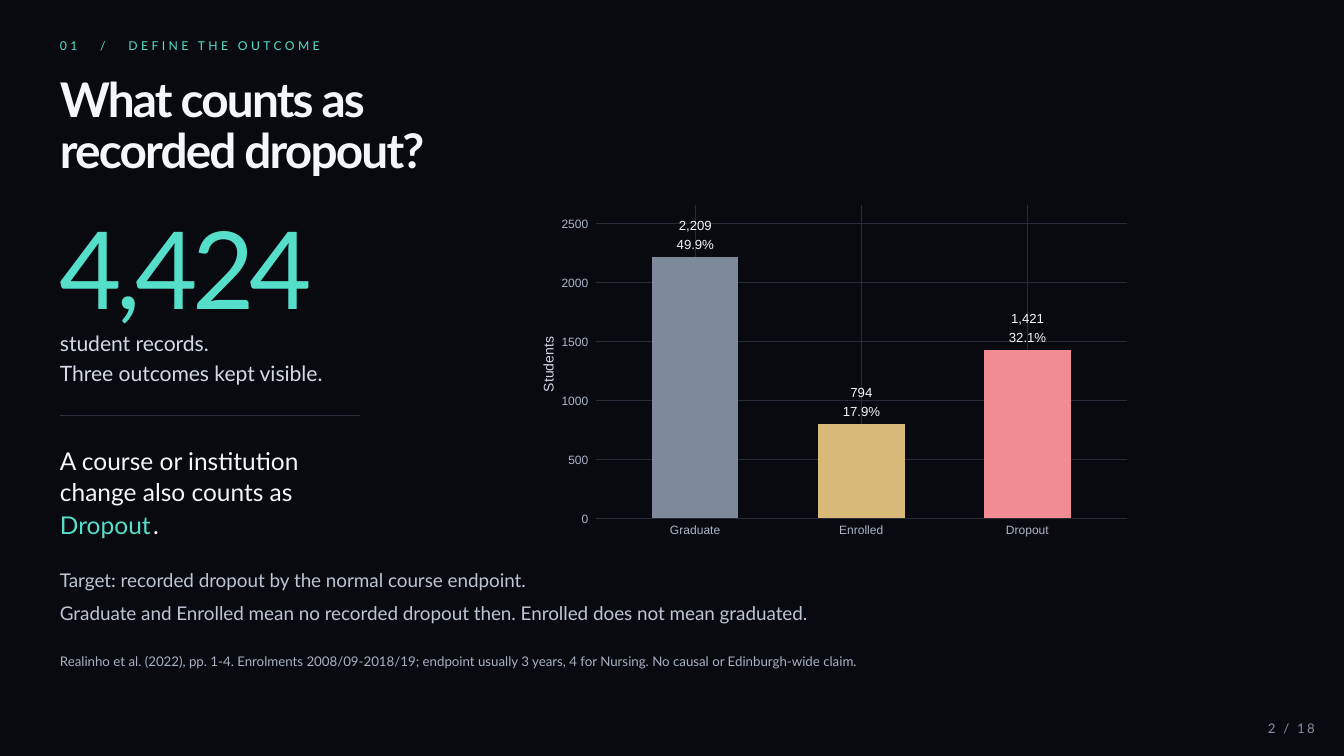
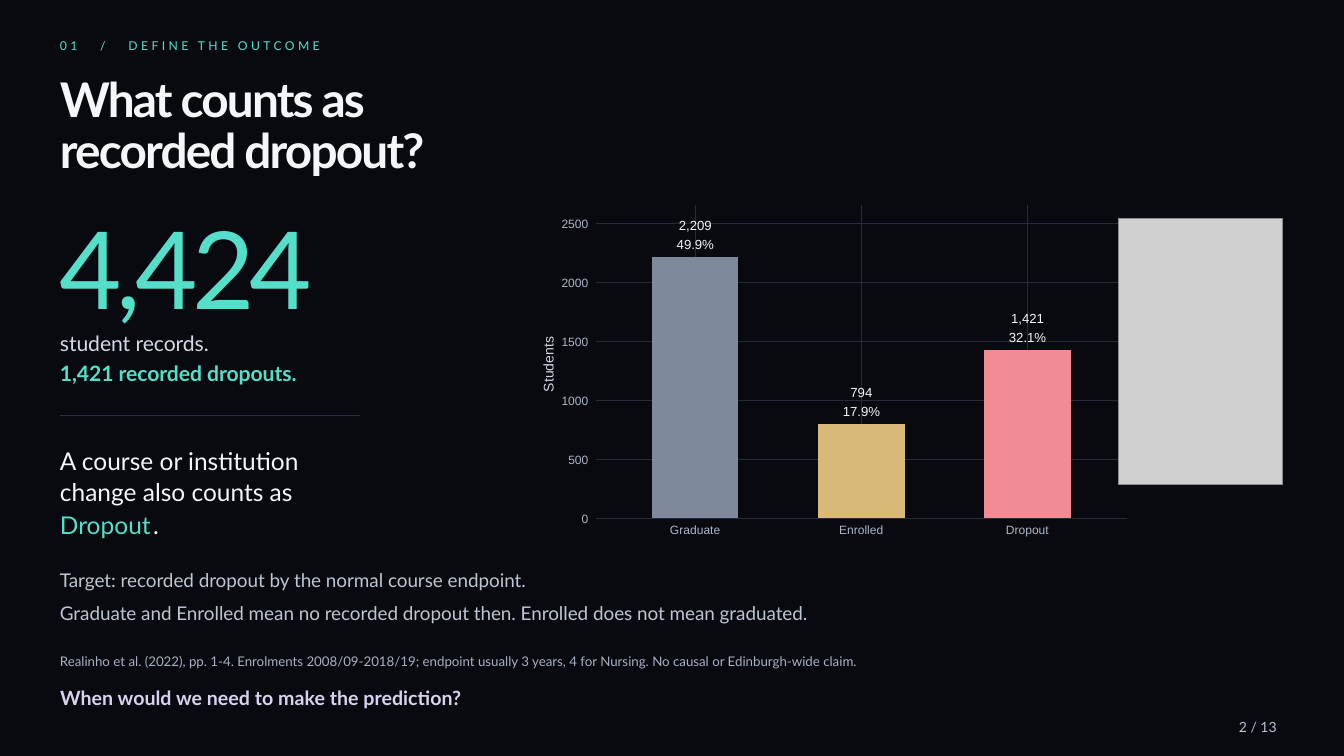
Before and after one commit to Tigershengsheng/ids-project, a slide deck: slide 2 of output/powerpoint/Student_Dropout_Presentation.pptx. Drawn at 1344x756 pixels with LibreOffice and Linux fonts; fonts in the diff are those of the drawing; grey boxes stand for pictures. Boxes give left, top, right and bottom in pixels: in the first picture for what was removed or moved away, otherwise in the second. Text is boxed around its words. In the diff, an @@ line names an element or a change of style, - is before the commit and + after.

```diff
--- a/output/powerpoint/Student_Dropout_Presentation.pptx
+++ b/output/powerpoint/Student_Dropout_Presentation.pptx
@@ picture added at [1119, 219, 1282, 485] @@
@@ text at [60, 365, 296, 385]: text changed; text colour #D3D9E5 to #55DFCA; bold on @@
-Three outcomes kept visible.
+1,421 recorded dropouts.
@@ text added at [60, 690, 461, 709], 14 pt, text #D8D2F0, bold @@
+When would we need to make the prediction?
@@ text "2 / 13" at [1239, 722, 1276, 732]: vertical alignment top to middle @@
@@ text at [1239, 722, 1276, 732]: text changed; size 9.5 to 10 pt; text colour #8490A6 to #B8C2D4 @@
-2 / 18
+2 / 13
```
Also in this commit, not shown: 6 other slides changed, 6 slides added, 11 slides removed, 30 other files.
